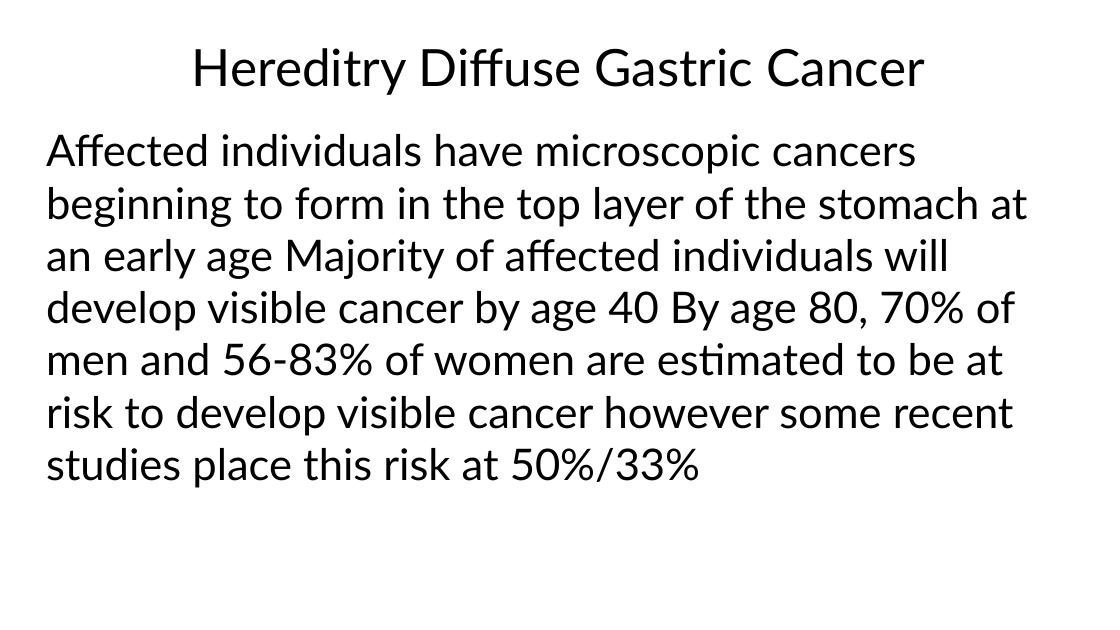
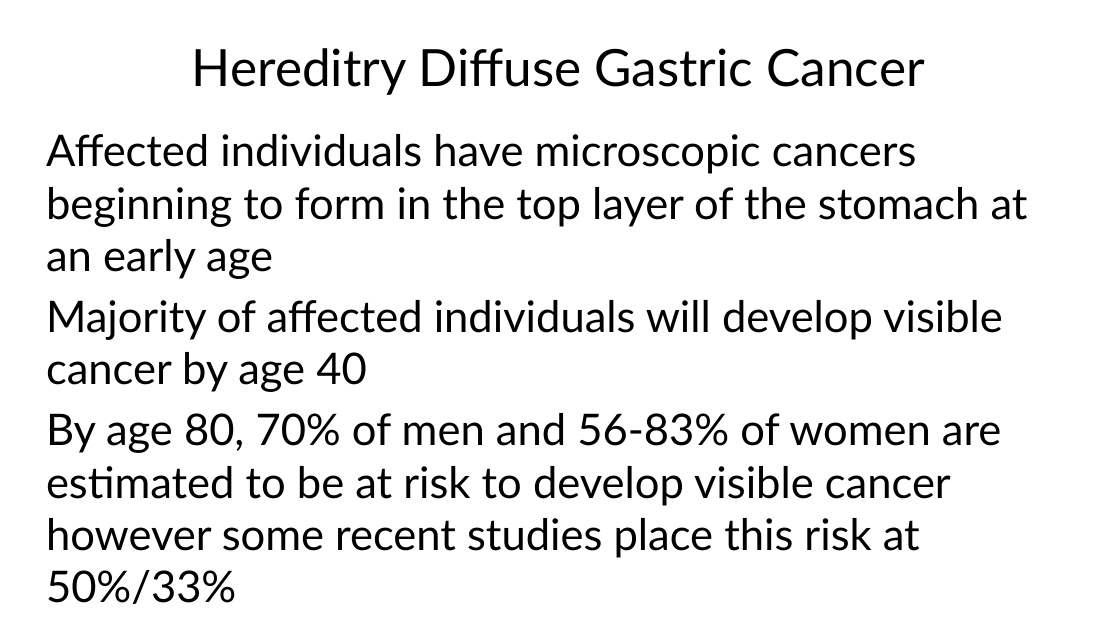
Before and after one commit to jcsalo/patient_education, a slide deck: slide 11 of lci_cdh1.pptx. Drawn at 1120x630 pixels with LibreOffice and Linux fonts; fonts in the diff are those of the drawing. Boxes give left, top, right and bottom in pixels: in the first picture for what was removed or moved away, otherwise in the second. Text is boxed around its words. In the diff, an @@ line names an element or a change of style, - is before the commit and + after.

```diff
--- a/lci_cdh1.pptx
+++ b/lci_cdh1.pptx
@@ text at <box>46,134,1028,604</box>: text changed @@
-Affected individuals have microscopic cancers beginning to form in the top layer of the stomach at an early age Majority of affected individuals will develop visible cancer by age 40 By age 80, 70% of men and 56-83% of women are estimated to be at risk to develop visible cancer however some recent studies place this risk at 50%/33%
+Affected individuals have microscopic cancers beginning to form in the top layer of the stomach at an early age
+Majority of affected individuals will develop visible cancer by age 40
+By age 80, 70% of men and 56-83% of women are estimated to be at risk to develop visible cancer however some recent studies place this risk at 50%/33%
```
Also in this commit, not shown: 2 other slides changed, 59 other files.
